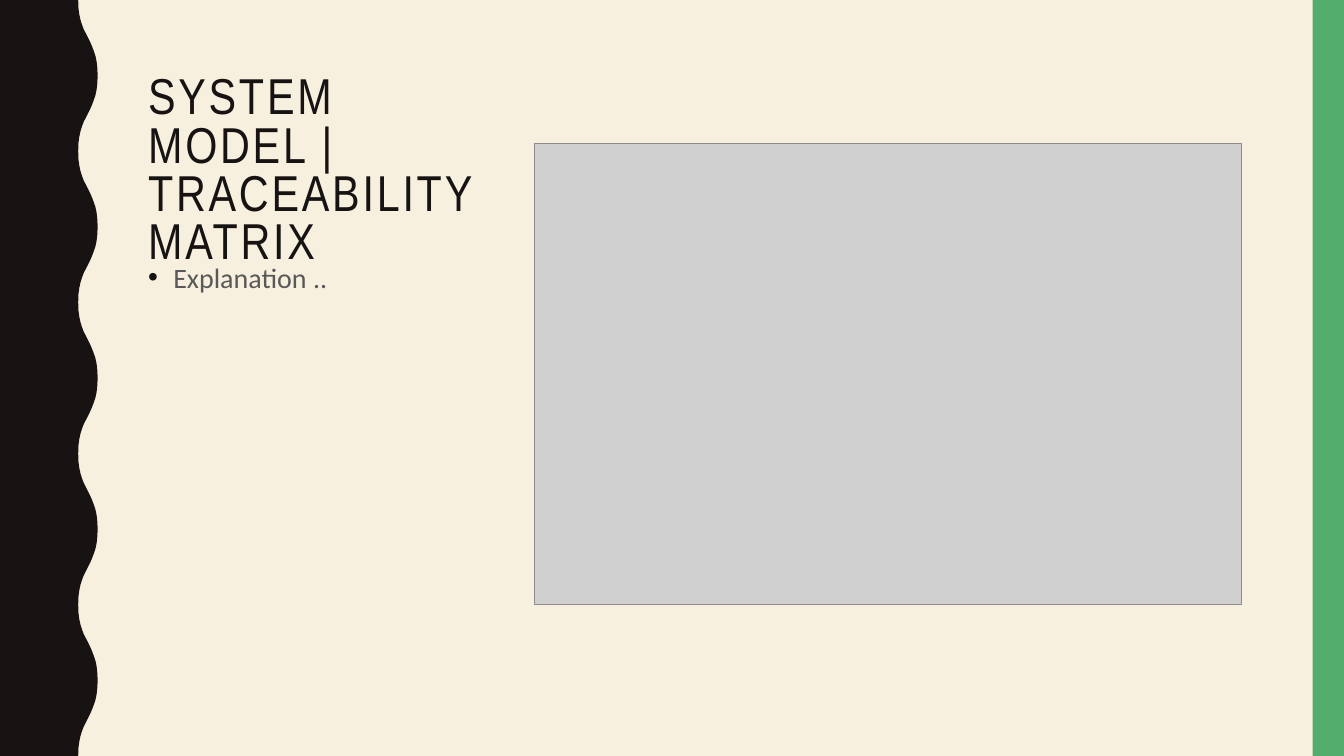
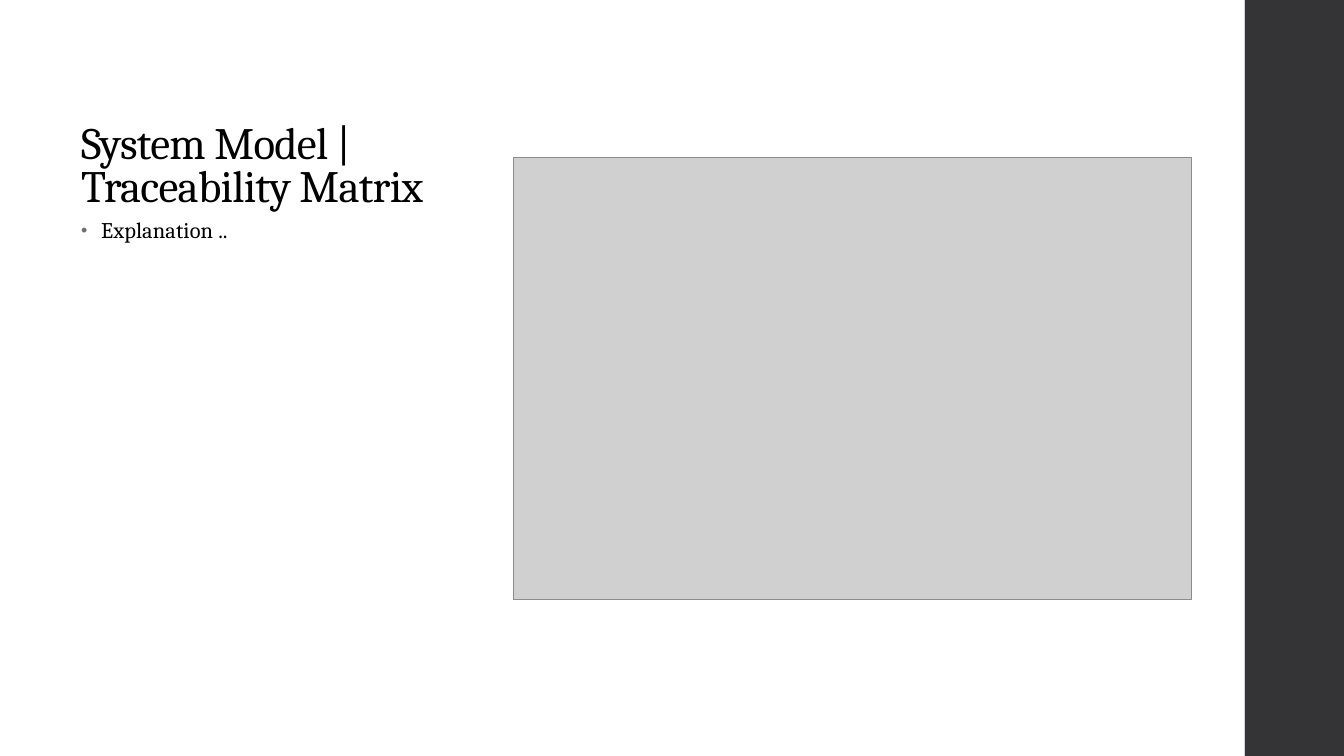
Before and after one commit to dakoval/Sudoku, a slide deck: slide 13 of Project Report/Final Project Report Presentation.pptx. Drawn at 1344x756 pixels with LibreOffice and Linux fonts; fonts in the diff are those of the drawing; grey boxes stand for pictures. Boxes give left, top, right and bottom in pixels: in the first picture for what was removed or moved away, otherwise in the second. Text is boxed around its words. In the diff, an @@ line names an element or a change of style, - is before the commit and + after.

```diff
--- a/Project Report/Final Project Report Presentation.pptx
+++ b/Project Report/Final Project Report Presentation.pptx
@@ background #F7F0DF to #FFFFFF @@
@@ freeform shape removed at (0,0,98,756) @@
@@ rectangle: place and size @@
-rectangle at (1313,0,1344,756)
+rectangle at (1245,0,1344,756)
@@ rectangle at (1245,0,1344,756): fill #53AE6E to #353537 @@
@@ rectangle added at (1245,0,1344,756), fill #353537 at 90% opacity @@
@@ title "System Model | Traceability Matrix" at (81,128,423,212): vertical alignment top to bottom @@
@@ title at (81,128,423,212): text changed; size 36 to 32 pt; font Arial Narrow to Cambria; text colour #171312 to #000000 @@
-SYSTEM MODEL | TRACEABILITY MATRIX
+System Model | Traceability Matrix
@@ picture: place and size @@
-picture at (534,143,1241,605)
+picture at (513,157,1192,600)
@@ text "Explanation ..": place and size @@
-text "Explanation .." at (173,268,306,293)
+text "Explanation .." at (101,222,213,243)
@@ text "Explanation .." at (101,222,213,243): size 20 to 16 pt, font Calibri to Cambria, text colour #595959 to #000000, letter spacing 0 to 0.1 pt; indent changed; line spacing 1.1 to 0.95; more space between paragraphs; bullet colour #171312 to #6F6F74 @@
```
Also in this commit, not shown: 21 other slides changed, 1 other file.
